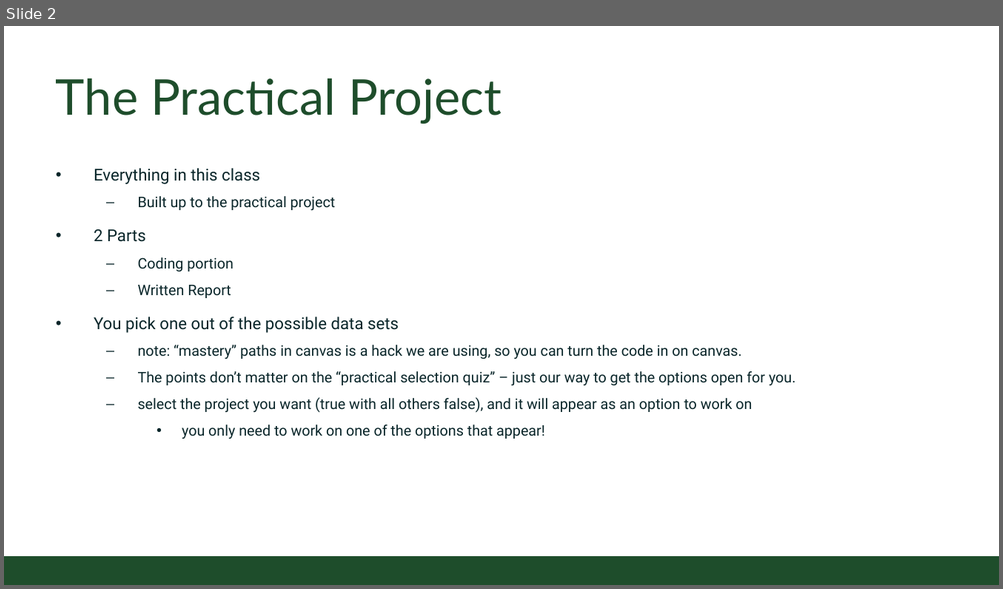
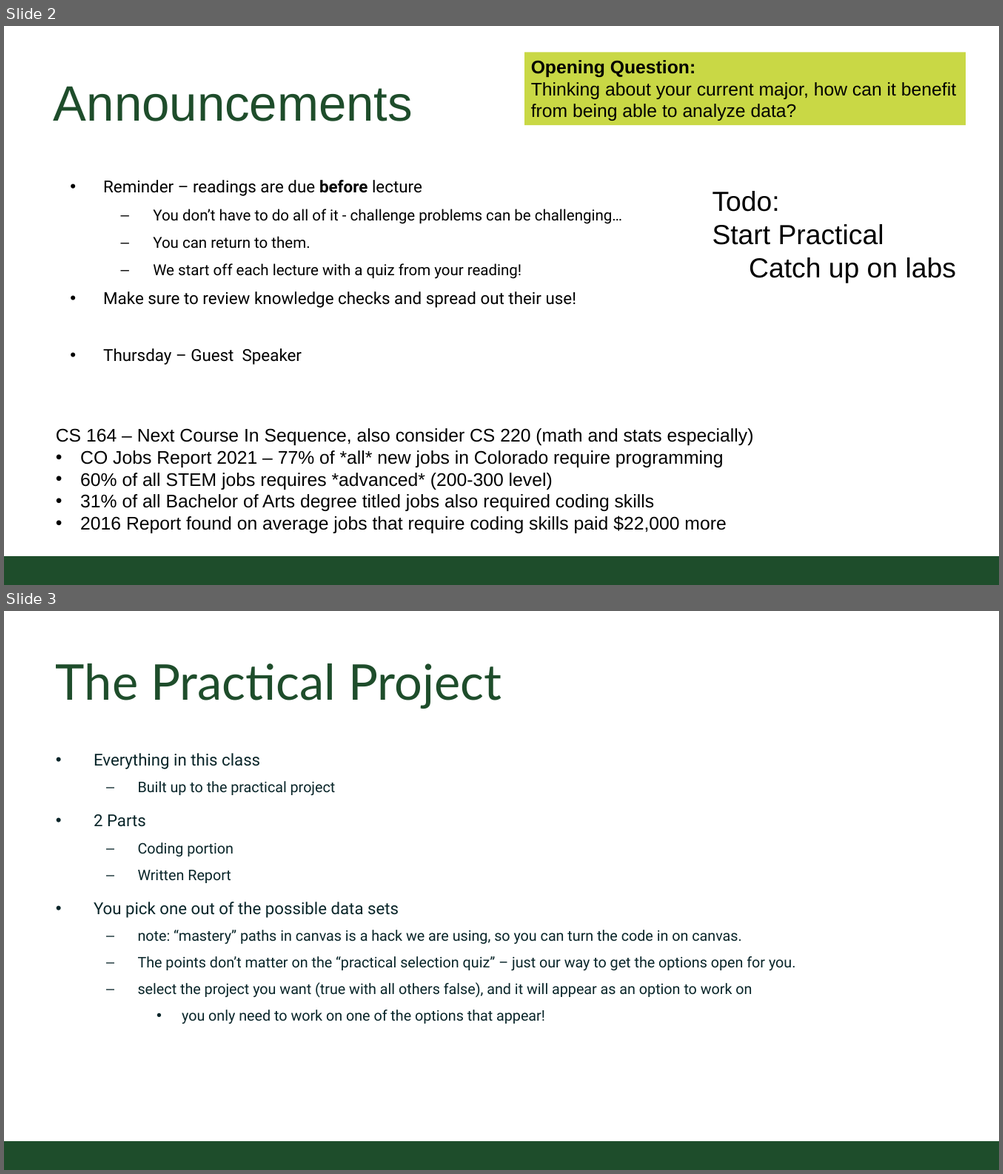
Before and after one commit to CSU-CS150B/handouts, a slide deck: Slides/On-Campus/12_01_PracticalProjectInfo.pptx. Shown one above the other, each under a label of ours: slide 2 before the commit, slides 2 and 3 after it. The pictures are 1003x589 and 1003x1174 pixels, drawn with LibreOffice and Linux fonts; fonts in the diff are those of the drawing; background and template pictures are left out. Boxes give left, top, right and bottom in pixels: in the first picture for what was removed or moved away, otherwise in the second. Text is boxed around its words. In the diff, an @@ line names an element or a change of style, - is before the commit and + after.

Commit message:
Inclass review

```diff
--- a/Slides/On-Campus/12_01_PracticalProjectInfo.pptx
+++ b/Slides/On-Campus/12_01_PracticalProjectInfo.pptx
@@ slide 2 added at bbox=[4, 26, 999, 585], background #FFFFFF @@
@@ rectangle added at bbox=[524, 53, 965, 125], fill #C9D845, 20 pt, text #000000 @@
+Opening Question:
+Thinking about your current major, how can it benefit from being able to analyze data?
@@ title added at bbox=[54, 86, 412, 121], 54.4 pt, text #1E4D2B @@
+Announcements
@@ text added at bbox=[103, 180, 622, 365], 16.6 pt, text #000000 @@
+• Reminder – readings are due before lecture
+  – You don’t have to do all of it - challenge problems can be challenging…
+  – You can return to them.
+  – We start off each lecture with a quiz from your reading!
+• Make sure to review knowledge checks and spread out their use!
+• Thursday – Guest Speaker
@@ text added at bbox=[712, 191, 956, 284], 30.2 pt, text #000000 @@
+Todo:
+Start Practical
+Catch up on labs
@@ text added at bbox=[56, 429, 754, 534], 20 pt, text #000000 @@
+CS 164 – Next Course In Sequence, also consider CS 220 (math and stats especially)
+• CO Jobs Report 2021 – 77% of *all* new jobs in Colorado require programming
+• 60% of all STEM jobs requires *advanced* (200-300 level)
+• 31% of all Bachelor of Arts degree titled jobs also required coding skills
+• 2016 Report found on average jobs that require coding skills paid $22,000 more
@@ rectangle added at bbox=[4, 557, 999, 585], fill #1E4D2B @@
@@ what was slide 2 is now slide 3 @@
```
Also in this commit, not shown: 2 other files.
